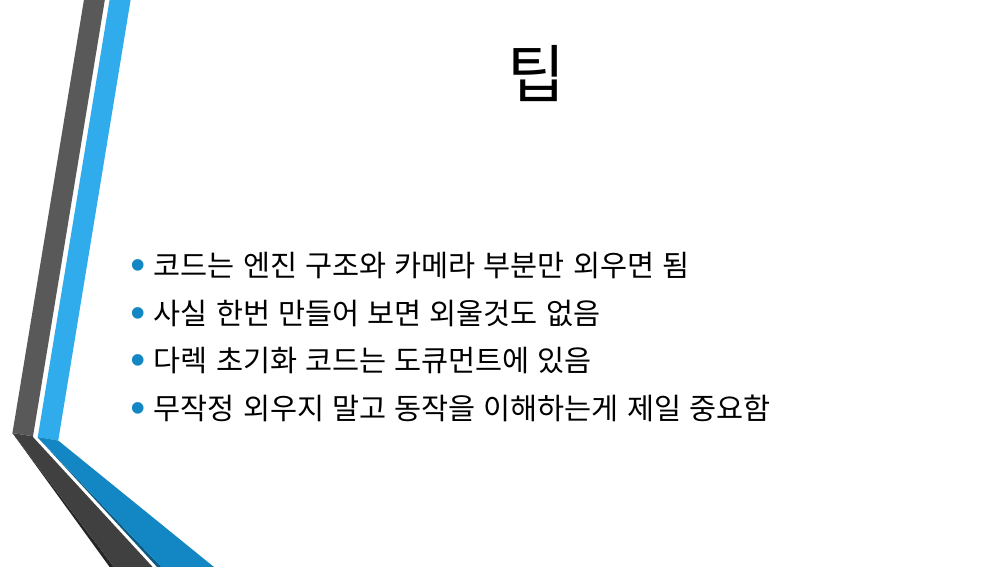
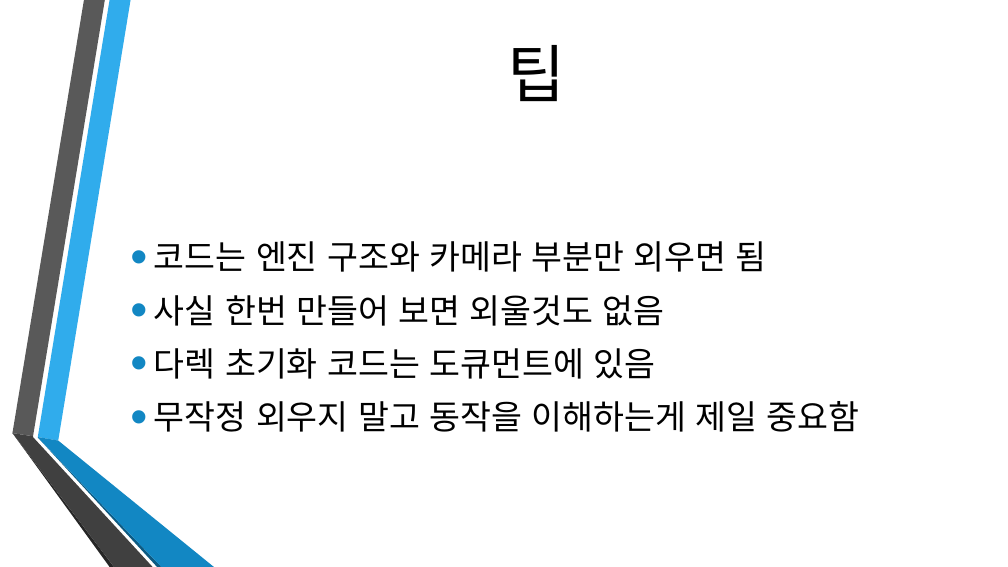
Before and after one commit to dat0613/AnioneHighSchoolPPT, a slide deck: slide 24 of 애니원 고등학교 강의 자료1.pptx (slide 20 before the commit). Drawn at 1008x567 pixels with LibreOffice and Linux fonts; fonts in the diff are those of the drawing; background and template pictures are left out. Boxes give left, top, right and bottom in pixels: in the first picture for what was removed or moved away, otherwise in the second. Text is boxed around its words. In the diff, an @@ line names an element or a change of style, - is before the commit and + after.

```diff
--- a/애니원 고등학교 강의 자료1.pptx
+++ b/애니원 고등학교 강의 자료1.pptx
@@ text "코드는 엔진 구조와 카메라 부분만 ..." at (x1=154, y1=241, x2=860, y2=432): size 28 to 32 pt @@
```
Also in this commit, not shown: 2 other slides changed, 4 slides added, 5 slides removed, 1 other file.
